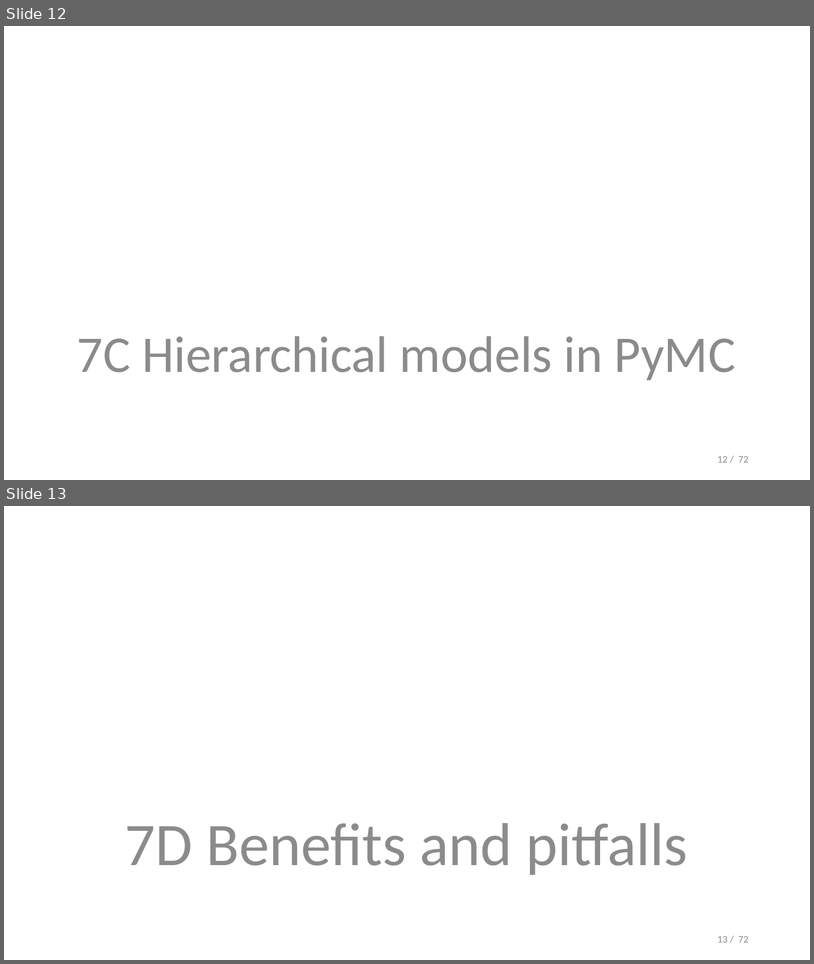
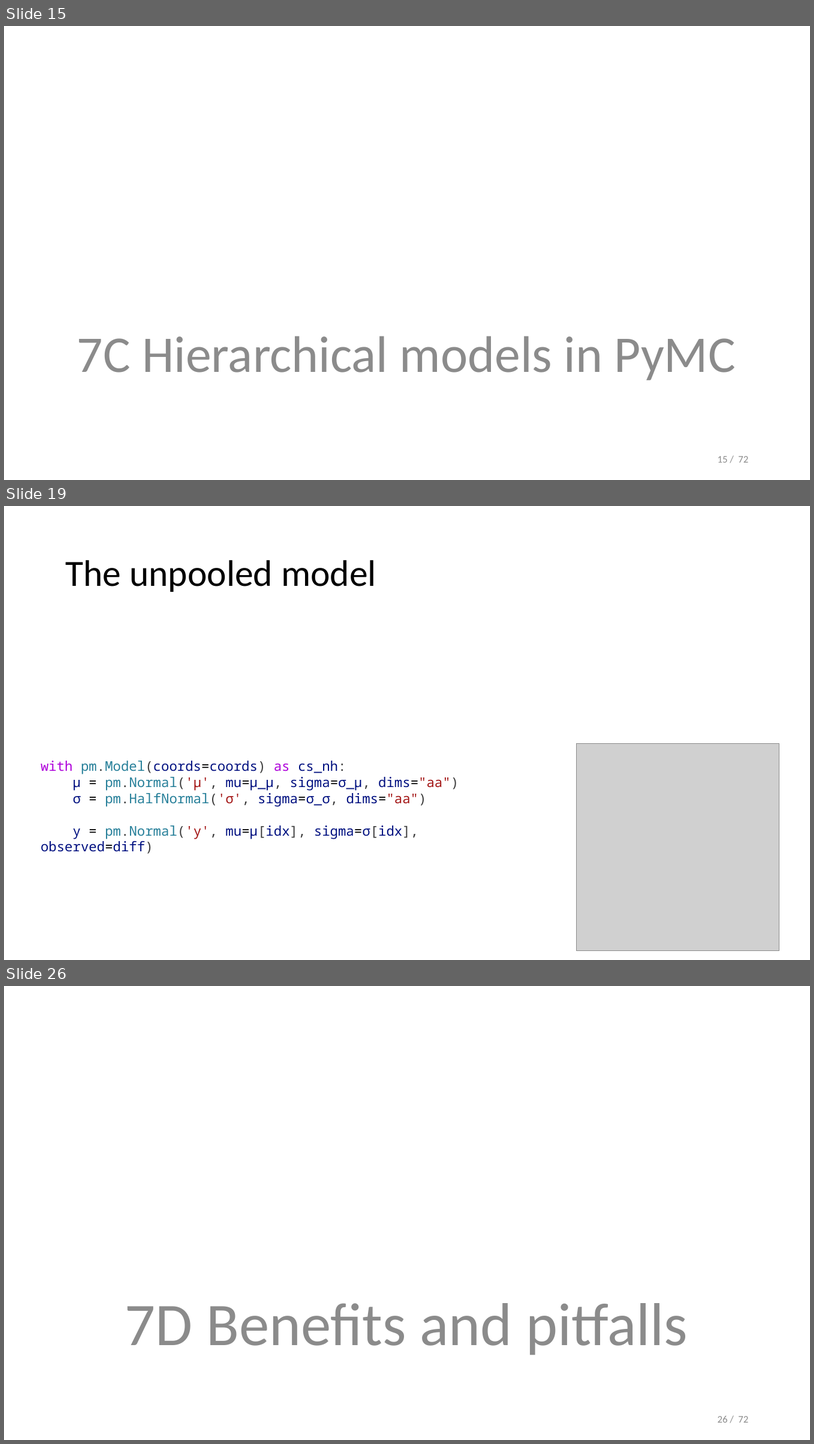
Before and after one commit to opherdonchin/StatisticalComputationAndAnalysis, a slide deck: Lectures/Lecture 7 Hierarchial models.pptx. Shown one above the other, each under a label of ours: slides 12 and 13 before the commit, slides 15, 19 and 26 after it; the slides between them are not shown. The pictures are 814x964 and 814x1444 pixels, drawn with LibreOffice and Linux fonts; fonts in the diff are those of the drawing; grey boxes stand for pictures. Boxes give left, top, right and bottom in pixels: in the first picture for what was removed or moved away, otherwise in the second. Text is boxed around its words. In the diff, an @@ line names an element or a change of style, - is before the commit and + after.

```diff
--- a/Lectures/Lecture 7 Hierarchial models.pptx
+++ b/Lectures/Lecture 7 Hierarchial models.pptx
@@ slide 19 added at [4,506,810,960], background #FFFFFF @@
@@ title added at [65,560,377,592], 44 pt, text #000000 @@
+The unpooled model
@@ picture added at [577,744,780,951] @@
@@ text added at [41,760,459,838], 16 pt, text #001080 @@
+with pm.Model(coords=coords) as cs_nh:
+μ = pm.Normal('μ', mu=μ_μ, sigma=σ_μ, dims="aa")
+σ = pm.HalfNormal('σ', sigma=σ_σ, dims="aa")
+y = pm.Normal('y', mu=μ[idx], sigma=σ[idx], observed=diff)
@@ what was slide 12 is now slide 15 @@
@@ page number at [718,456,749,462]: text changed @@
-12 / 72
+15 / 72
@@ what was slide 13 is now slide 26 @@
@@ page number at [718,1416,749,1422]: text changed @@
-13 / 72
+26 / 72
```
Also in this commit, not shown: 3 slides changed, 13 other slides added, 1 slide removed, 7 other files.
